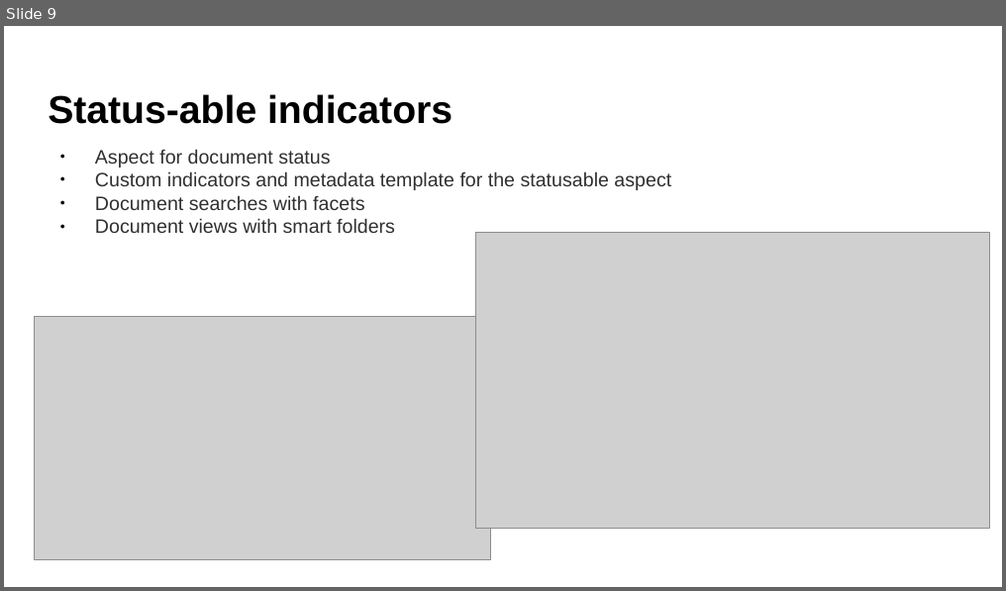
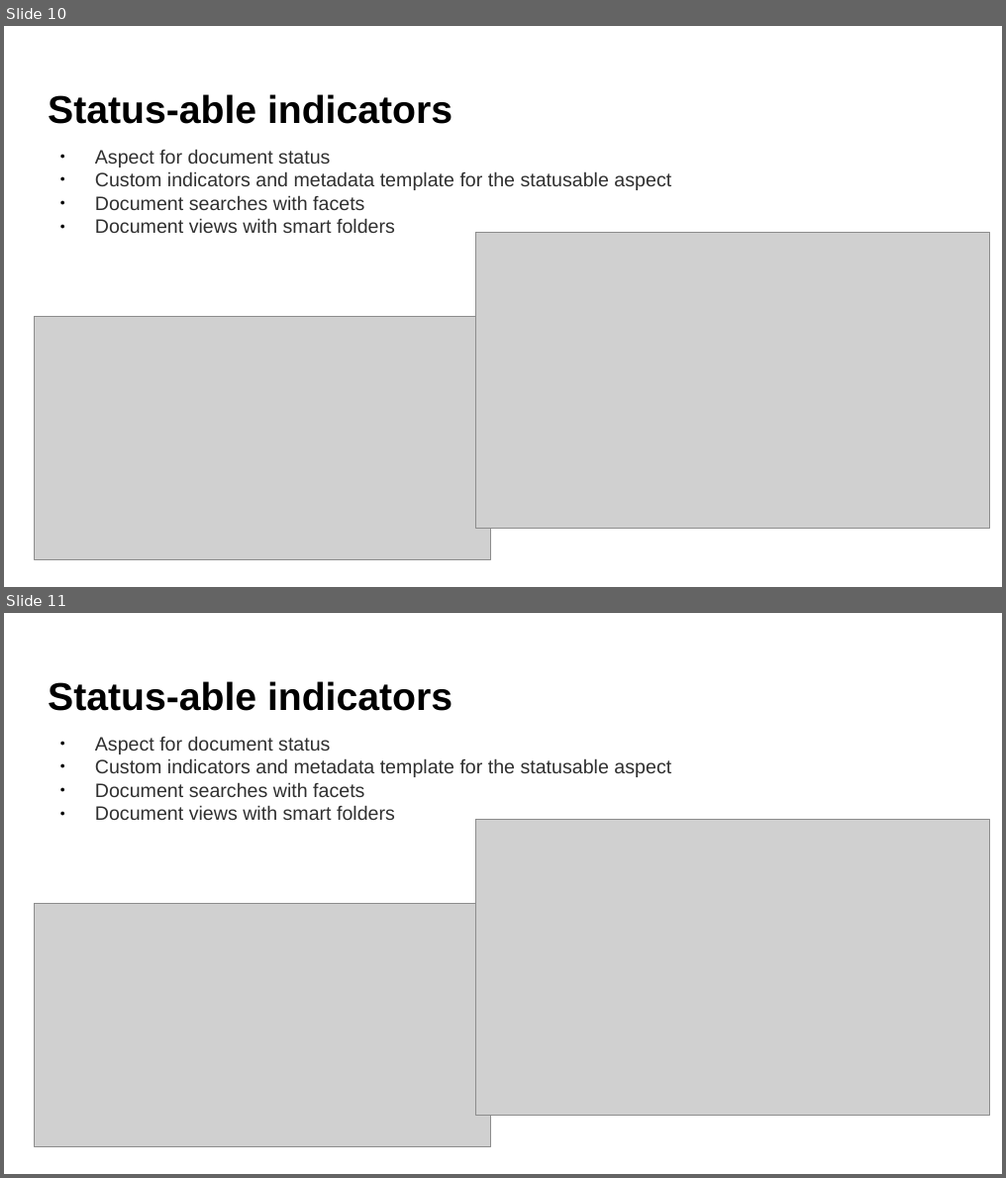
Before and after one commit to OrderOfTheBee/beecon, a slide deck: 2017/assets/files/L08/L08-Javascript API based developments for improving your Alfresco experience [Lightning Talk (5 m)].pptx. Shown one above the other, each under a label of ours: slide 9 before the commit, slides 10 and 11 after it. The pictures are 1006x591 and 1006x1178 pixels, drawn with LibreOffice and Linux fonts; fonts in the diff are those of the drawing; grey boxes stand for pictures; background and template pictures are left out. Boxes give left, top, right and bottom in pixels: in the first picture for what was removed or moved away, otherwise in the second. Text is boxed around its words. In the diff, an @@ line names an element or a change of style, - is before the commit and + after.

```diff
--- a/2017/assets/files/L08/L08-Javascript API based developments for improving your Alfresco experience [Lightning Talk (5 m)].pptx
+++ b/2017/assets/files/L08/L08-Javascript API based developments for improving your Alfresco experience [Lightning Talk (5 m)].pptx
@@ slide 11 added at (4,613,1002,1174), background picture (left out) @@
@@ text added at (48,681,452,711), 28 pt, text #000000, bold @@
+Status-able indicators
@@ text added at (95,736,671,820), 14 pt, text #303030 @@
+● Aspect for document status
+● Custom indicators and metadata template for the statusable aspect
+● Document searches with facets
+● Document views with smart folders
@@ picture added at (475,820,990,1116) @@
@@ picture added at (34,903,490,1147) @@
@@ what was slide 9 is now slide 10 @@
```
Also in this commit, not shown: 1 slide changed, 4 other slides added, 9 other files.
